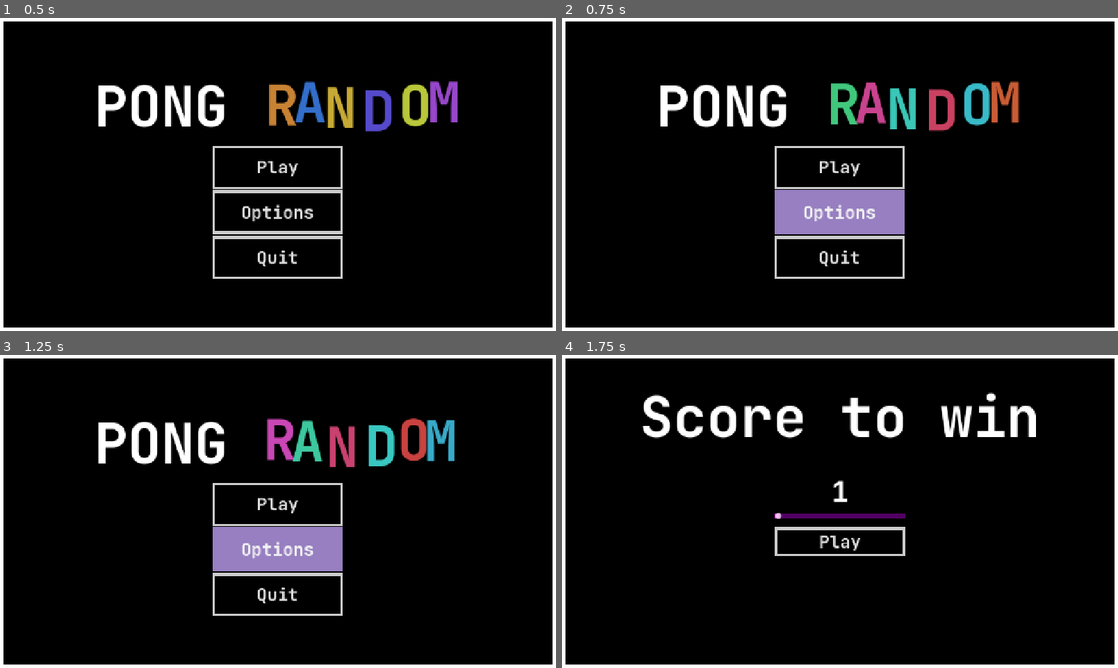
Above: before the commit, frames 1-4 (two rows, left to right).
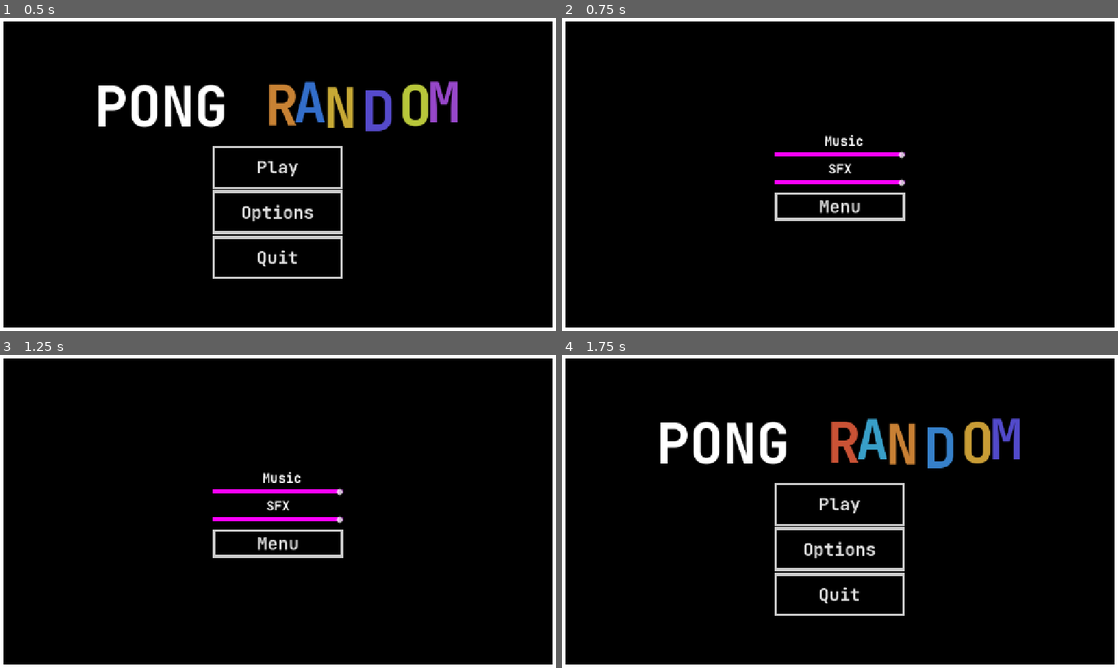
Above: after the commit, the same moments.

Repository: Tassnaz/Pong
Game: Godot game, scene res://Scenes/title_screen.tscn
Two runs of this game, one before a commit and one after it. Both use one fixed random seed, a clock stepped at 60 frames per second and the inputs below.
Inputs:
- Up to frame 1 (0.5 s): no input
- Up to frame 2 (0.75 s): click "Options" at 0.5 s
- Up to frame 3 (1.25 s): no input
- Up to frame 4 (1.75 s): click "Play" (after the commit: "Menu") at 1.25 s

Frame 1 is identical in both runs. In frame 2, 9.5% of the frame differs, in the area x 17-83%, y 20-84%; in frame 3, 9.5%; in frame 4, 8.8%.

Commit message:
Add settings, soundtrack, and win flow
Add music and SFX volume controls, looping menu music, and navigation for the options and win screens. Update ball speed scaling and reset it when it leaves the screen.

Diff:
--- a/Resources/menu_theme.tres
+++ b/Resources/menu_theme.tres
@@ -23,7 +23,7 @@
 bg_color = Color(0.9882353, 0, 0.9882353, 1)
 
 [sub_resource type="StyleBoxFlat" id="StyleBoxFlat_g5p0w"]
-bg_color = Color(0.8679065, 0.49036998, 0.15394023, 1)
+bg_color = Color(1, 1, 1, 1)
 
 [sub_resource type="StyleBoxFlat" id="StyleBoxFlat_yquna"]
 content_margin_top = 5.0
@@ -42,6 +42,7 @@
 HSlider/styles/grabber_area = SubResource("StyleBoxFlat_04pwr")
 HSlider/styles/grabber_area_highlight = SubResource("StyleBoxFlat_g5p0w")
 HSlider/styles/slider = SubResource("StyleBoxFlat_yquna")
+Label/font_sizes/font_size = 30
 PanelContainer/styles/panel = ExtResource("1_4usjb")
 RichTextLabel/colors/default_color = Color(1, 1, 1, 1)
 RichTextLabelTitle/base_type = &"RichTextLabel"
--- a/Scenes/ball.tscn
+++ b/Scenes/ball.tscn
@@ -62,10 +62,12 @@
 [node name="PaddleHitSFX" type="AudioStreamPlayer2D" parent="." unique_id=113628684]
 stream = SubResource("AudioStreamRandomizer_eb1ap")
 volume_db = 10.0
+bus = &"SFX"
 
 [node name="WallHitSFX" type="AudioStreamPlayer2D" parent="." unique_id=876872799]
 stream = SubResource("AudioStreamRandomizer_27lt3")
 volume_db = 10.0
+bus = &"SFX"
 
 [node name="HitParticles" type="CPUParticles2D" parent="." unique_id=1995685547]
 emitting = false
@@ -83,3 +85,8 @@
 energy = 2.0
 texture = SubResource("GradientTexture2D_cvdga")
 texture_scale = 12.0
+
+[node name="VisibleOnScreenNotifier2D" type="VisibleOnScreenNotifier2D" parent="." unique_id=463278059]
+rect = Rect2(-30, -30, 60, 60)
+
+[connection signal="screen_exited" from="VisibleOnScreenNotifier2D" to="." method="_on_visible_on_screen_notifier_2d_screen_exited"]
--- /dev/null
+++ b/Scenes/settings.tscn
@@ -0,0 +1,74 @@
+[gd_scene format=3 uid="uid://cilsffwd5w120"]
+
+[ext_resource type="Theme" uid="uid://pid6kxfou0nm" path="res://Resources/menu_theme.tres" id="1_4geyq"]
+[ext_resource type="Script" uid="uid://ijqmx07cogas" path="res://Scripts/volume_slider.gd" id="2_i44u3"]
+[ext_resource type="Script" uid="uid://cgp8pop4i6rgj" path="res://Scripts/menu_button.gd" id="3_lhmql"]
+
+[node name="Settings" type="Control" unique_id=1177475339]
+layout_mode = 3
+anchors_preset = 15
+anchor_right = 1.0
+anchor_bottom = 1.0
+grow_horizontal = 2
+grow_vertical = 2
+theme = ExtResource("1_4geyq")
+
+[node name="PanelContainer" type="PanelContainer" parent="." unique_id=989586726]
+layout_mode = 1
+anchors_preset = 15
+anchor_right = 1.0
+anchor_bottom = 1.0
+grow_horizontal = 2
+grow_vertical = 2
+
+[node name="VBoxContainer" type="VBoxContainer" parent="PanelContainer" unique_id=387103862]
+layout_mode = 2
+size_flags_horizontal = 4
+size_flags_vertical = 4
+
+[node name="MusicLabel" type="Label" parent="PanelContainer/VBoxContainer" unique_id=1184685649]
+layout_mode = 2
+size_flags_horizontal = 4
+text = " Music"
+horizontal_alignment = 1
+
+[node name="MusicSlider" type="HSlider" parent="PanelContainer/VBoxContainer" unique_id=2047981548]
+custom_minimum_size = Vector2(300, 10)
+layout_mode = 2
+size_flags_horizontal = 4
+size_flags_vertical = 4
+offset_transform_enabled = true
+max_value = 1.0
+step = 0.01
+value = 0.5
+script = ExtResource("2_i44u3")
+bus_name = "Music"
+
+[node name="SFXLabel" type="Label" parent="PanelContainer/VBoxContainer" unique_id=1507042859]
+layout_mode = 2
+size_flags_horizontal = 4
+text = "SFX"
+horizontal_alignment = 1
+vertical_alignment = 1
+
+[node name="SFXSlider" type="HSlider" parent="PanelContainer/VBoxContainer" unique_id=1620533278]
+custom_minimum_size = Vector2(300, 0)
+layout_mode = 2
+max_value = 1.0
+step = 0.01
+value = 0.5
+script = ExtResource("2_i44u3")
+bus_name = "SFX"
+
+[node name="MenuButton" type="Button" parent="PanelContainer/VBoxContainer" unique_id=795075565]
+custom_minimum_size = Vector2(300, 0)
+layout_mode = 2
+size_flags_horizontal = 4
+size_flags_vertical = 4
+offset_transform_enabled = true
+offset_transform_position = Vector2(0, 10)
+text = "Menu"
+script = ExtResource("3_lhmql")
+
+[connection signal="value_changed" from="PanelContainer/VBoxContainer/MusicSlider" to="PanelContainer/VBoxContainer/MusicSlider" method="_on_value_changed"]
+[connection signal="pressed" from="PanelContainer/VBoxContainer/MenuButton" to="PanelContainer/VBoxContainer/MenuButton" method="_on_pressed"]
--- /dev/null
+++ b/Scenes/soundtrack.tscn
@@ -0,0 +1,10 @@
+[gd_scene format=3 uid="uid://cq2sm8iousuxe"]
+
+[ext_resource type="AudioStream" uid="uid://b6negb0sh78lu" path="res://Assets/Soundtracks/pong_song.wav" id="1_v18me"]
+
+[node name="Soundtrack" type="Node" unique_id=1922065665]
+
+[node name="AudioStreamPlayer" type="AudioStreamPlayer" parent="." unique_id=1281952452]
+stream = ExtResource("1_v18me")
+autoplay = true
+bus = &"Music"
--- a/Scenes/title_screen.tscn
+++ b/Scenes/title_screen.tscn
@@ -3,6 +3,7 @@
 [ext_resource type="PackedScene" uid="uid://01a4a526xowj" path="res://Scenes/button.tscn" id="1_klylv"]
 [ext_resource type="Theme" uid="uid://pid6kxfou0nm" path="res://Resources/menu_theme.tres" id="1_p3fck"]
 [ext_resource type="Script" uid="uid://de2ng3y4ds4u" path="res://Scripts/play_button.gd" id="3_4gxqj"]
+[ext_resource type="Script" uid="uid://di2p2s6aopn1j" path="res://Scripts/OptionsButton.gd" id="4_55kwv"]
 [ext_resource type="Script" uid="uid://bhdm4bqwu7vdm" path="res://Scripts/quit_button.gd" id="4_twnyg"]
 
 [node name="Title Screen" type="Control" unique_id=23787327]
@@ -48,6 +49,7 @@
 size_flags_horizontal = 4
 size_flags_vertical = 4
 text = "Options"
+script = ExtResource("4_55kwv")
 
 [node name="QuitButton" parent="PanelContainer/VBoxContainer" unique_id=435736159 instance=ExtResource("1_klylv")]
 layout_mode = 2
@@ -58,5 +60,6 @@
 script = ExtResource("4_twnyg")
 
 [connection signal="pressed" from="PanelContainer/VBoxContainer/PlayButton" to="PanelContainer/VBoxContainer/PlayButton" method="_on_pressed"]
+[connection signal="pressed" from="PanelContainer/VBoxContainer/OptionsButton" to="PanelContainer/VBoxContainer/OptionsButton" method="_on_pressed"]
 [connection signal="pressed" from="PanelContainer/VBoxContainer/QuitButton" to="PanelContainer/VBoxContainer/PlayButton" method="_on_quit_button_pressed"]
 [connection signal="pressed" from="PanelContainer/VBoxContainer/QuitButton" to="PanelContainer/VBoxContainer/QuitButton" method="_on_pressed"]
--- /dev/null
+++ b/Scenes/win_screen.gd
@@ -0,0 +1,18 @@
+extends Control
+
+@onready var winner_label: RichTextLabel = $PanelContainer/VBoxContainer/WinnerLabel
+
+func _ready() -> void:
+	winner_label.text = str(Global.winner) + " Wins"
+
+func _on_play_again_button_pressed() -> void:
+	get_tree().change_scene_to_file("res://Scenes/Main.tscn")
+	reset_score()
+
+func _on_menu_button_pressed() -> void:
+	get_tree().change_scene_to_file("res://Scenes/title_screen.tscn")
+	reset_score()
+
+func reset_score():
+	Global.left_score = 0
+	Global.right_score = 0
--- a/Scenes/win_screen.tscn
+++ b/Scenes/win_screen.tscn
@@ -1,6 +1,7 @@
 [gd_scene format=3 uid="uid://bhdjhsav60rs5"]
 
 [ext_resource type="Theme" uid="uid://pid6kxfou0nm" path="res://Resources/menu_theme.tres" id="1_l5sol"]
+[ext_resource type="Script" uid="uid://dewrc5iq1kfgt" path="res://Scenes/win_screen.gd" id="2_a00f1"]
 
 [node name="Win Screen" type="Control" unique_id=1929573284]
 layout_mode = 3
@@ -10,6 +11,7 @@
 grow_horizontal = 2
 grow_vertical = 2
 theme = ExtResource("1_l5sol")
+script = ExtResource("2_a00f1")
 
 [node name="PanelContainer" type="PanelContainer" parent="." unique_id=185752972]
 layout_mode = 1
@@ -24,7 +26,7 @@
 size_flags_horizontal = 4
 size_flags_vertical = 4
 
-[node name="RichTextLabel" type="RichTextLabel" parent="PanelContainer/VBoxContainer" unique_id=573849148]
+[node name="WinnerLabel" type="RichTextLabel" parent="PanelContainer/VBoxContainer" unique_id=573849148]
 layout_mode = 2
 size_flags_horizontal = 4
 size_flags_vertical = 4
@@ -40,9 +42,12 @@
 size_flags_vertical = 4
 text = "Play Again"
 
-[node name="Button" type="Button" parent="PanelContainer/VBoxContainer" unique_id=2073769268]
+[node name="MenuButton" type="Button" parent="PanelContainer/VBoxContainer" unique_id=2073769268]
 custom_minimum_size = Vector2(350, 0)
 layout_mode = 2
 size_flags_horizontal = 4
 size_flags_vertical = 4
 text = "Menu"
+
+[connection signal="pressed" from="PanelContainer/VBoxContainer/PlayAgainButton" to="." method="_on_play_again_button_pressed"]
+[connection signal="pressed" from="PanelContainer/VBoxContainer/MenuButton" to="." method="_on_menu_button_pressed"]
--- a/Scripts/Global.gd
+++ b/Scripts/Global.gd
@@ -7,6 +7,7 @@
 var right_score: int = 0
 var score_to_win: int
 var winner: String
+var speed_increase: int = 25
 
 func add_score_left():
 	left_score += score_amount
--- /dev/null
+++ b/Scripts/OptionsButton.gd
@@ -0,0 +1,4 @@
+extends Button
+
+func _on_pressed() -> void:
+	get_tree().change_scene_to_file("res://Scenes/settings.tscn")
--- a/Scripts/ball.gd
+++ b/Scripts/ball.gd
@@ -22,6 +22,7 @@
 		hue = fmod(hue + delta * 0.5, 1.0)
 		modulate = Color.from_hsv(hue, 1.0, 1.0)
 		Global.score_amount = 2
+		Global.speed_increase = 50
 
 func _physics_process(delta: float) -> void:
 	var collision = move_and_collide(velocity * delta)
@@ -29,7 +30,7 @@
 		spawn_particles(collision)
 		var collider = collision.get_collider()
 		if collider.is_in_group("paddle"):
-			speed += 25
+			speed += Global.speed_increase
 			var screen_mid = get_viewport_rect().size.x / 2
 			var dir_x = 1.0 if collider.global_position.x < screen_mid else -1.0
 
@@ -83,3 +84,7 @@
 	if not on:
 		modulate = Color.WHITE
 		Global.score_amount = 1
+		Global.speed_increase = 25
+
+func _on_visible_on_screen_notifier_2d_screen_exited() -> void:
+	reset()
--- /dev/null
+++ b/Scripts/menu_button.gd
@@ -0,0 +1,4 @@
+extends Button
+
+func _on_pressed() -> void:
+	get_tree().change_scene_to_file("res://Scenes/title_screen.tscn")
--- /dev/null
+++ b/Scripts/volume_slider.gd
@@ -0,0 +1,14 @@
+extends HSlider
+
+@export var bus_name: String = ""
+
+var bus_index: int
+
+func _ready() -> void:
+	bus_index = AudioServer.get_bus_index(bus_name)
+	value = db_to_linear(AudioServer.get_bus_volume_db(bus_index))
+	value_changed.connect(_on_value_changed)
+
+func _on_value_changed(new_value: float) -> void:
+	AudioServer.set_bus_volume_db(bus_index, linear_to_db(new_value))
+	AudioServer.set_bus_mute(bus_index, new_value <= 0.001)
--- /dev/null
+++ b/default_bus_layout.tres
@@ -0,0 +1,15 @@
+[gd_resource type="AudioBusLayout" format=3 uid="uid://bke5sictcghq0"]
+
+[resource]
+bus/1/name = &"Music"
+bus/1/solo = false
+bus/1/mute = false
+bus/1/bypass_fx = false
+bus/1/volume_db = 0.0
+bus/1/send = &"Master"
+bus/2/name = &"SFX"
+bus/2/solo = false
+bus/2/mute = false
+bus/2/bypass_fx = false
+bus/2/volume_db = 0.0
+bus/2/send = &"Master"
--- a/project.godot
+++ b/project.godot
@@ -15,9 +15,14 @@
 config/features=PackedStringArray("4.7", "Forward Plus")
 config/icon="res://icon.svg"
 
+[audio]
+
+buses/default_bus_layout="uid://bke5sictcghq0"
+
 [autoload]
 
 Global="*uid://cmbycsm5gwccg"
+Soundtrack="*uid://cq2sm8iousuxe"
 
 [display]
 
Not shown, added: Assets/Soundtracks/pong_song.wav.import
Not shown, added: Scenes/win_screen.gd.uid
Not shown, added: Scripts/OptionsButton.gd.uid
Not shown, added: Scripts/menu_button.gd.uid
Not shown, added: Scripts/volume_slider.gd.uid
Not shown, added: Assets/Soundtracks/pong_song.wav
